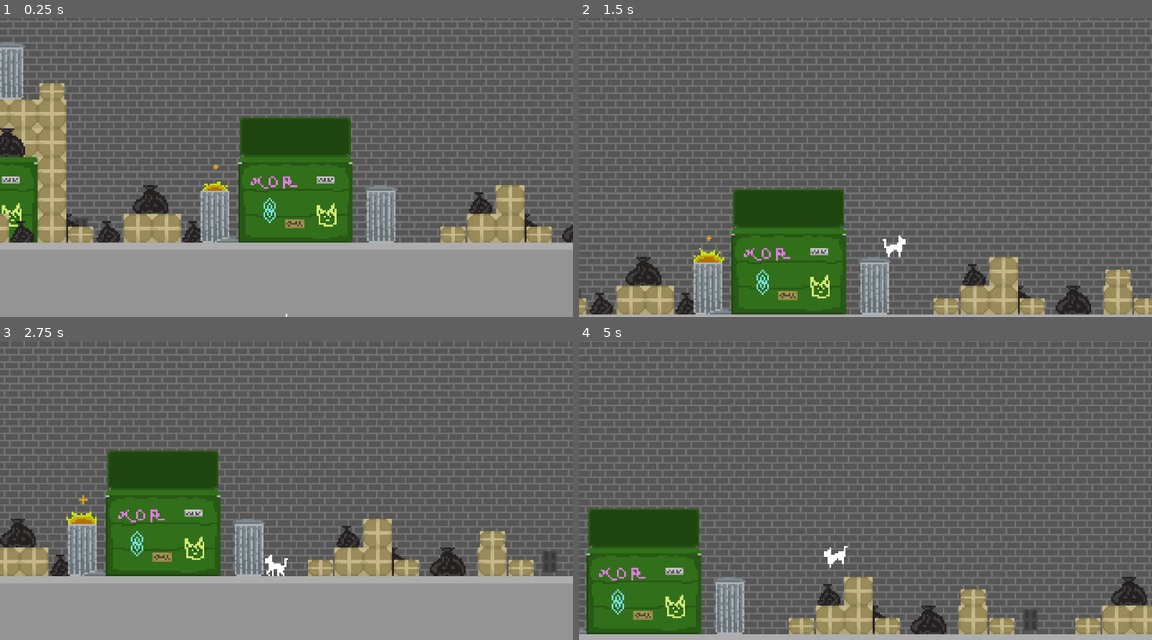
Above: before the commit, frames 1-4 (two rows, left to right).
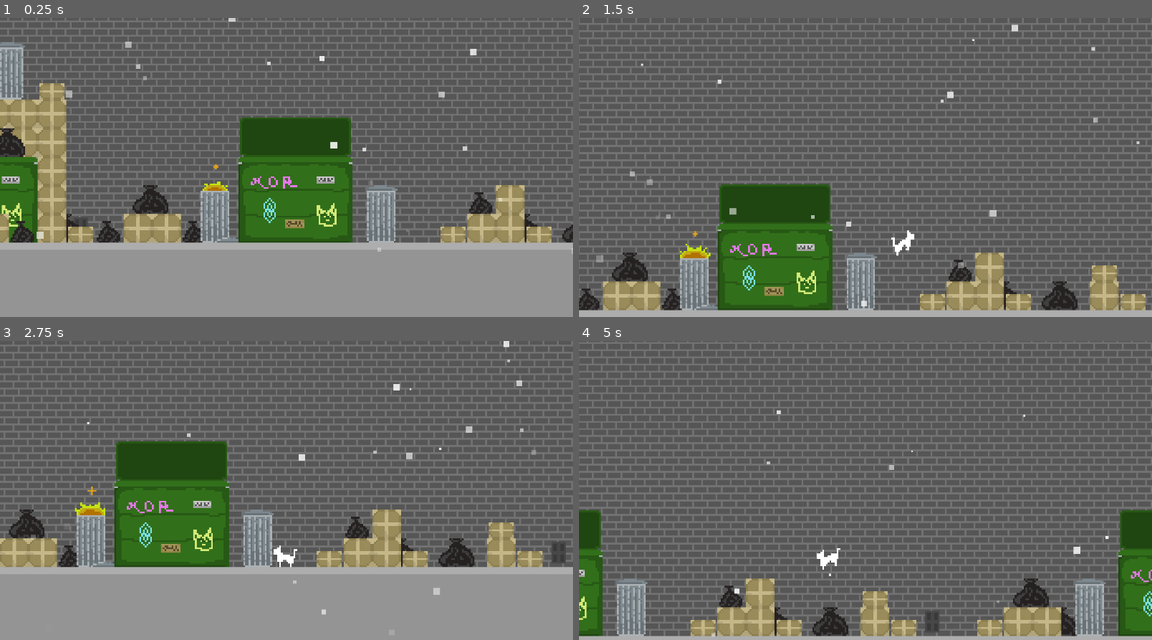
Above: after the commit, the same moments.

Repository: abby-hulka/cheesy-fish
Game: Godot game, scene res://scenes/game.tscn
The game is run twice, just before and just after one commit, with the same random seed, the same clock (stepped at 60 frames per second) and the same inputs.
Inputs:
- Up to frame 1 (0.25 s): no input
- Up to frame 2 (1.5 s): hold Right (move_right) from 0.53 s (still down); tap Space (jump) at 0.77 s
- Up to frame 3 (2.75 s): tap Space (jump) at 1.52 s; release Right (move_right) at 2.03 s; hold Left (move_left) from 2.03 s (still down)
- Up to frame 4 (5 s): release Left (move_left) at 2.78 s; hold Right (move_right) 2.78-4.28 s; tap Space (jump) at 3.02, 3.77, 4.52 s; hold Left (move_left) from 4.28 s (still down)

The runs differ from the first frame. In frame 1, 0.3% of the frame differs, in the area x 0-100%, y 0-100%; in frame 2, 48%; in frame 3, 39%; in frame 4, 56%, in the area x 0-100%, y 0-99%.

Commit message:
Added a temperature meter

Diff:
--- a/scenes/game.tscn
+++ b/scenes/game.tscn
@@ -92,9 +92,31 @@
 
 [sub_resource type="WorldBoundaryShape2D" id="WorldBoundaryShape2D_ir78i"]
 
+[sub_resource type="Curve" id="Curve_pnctw"]
+_data = [Vector2(0.025641, 0.991688), 0.0, 0.0, 0, 0, Vector2(0.875, 0.21867), -1.87298, -1.87298, 0, 0, Vector2(1, 0), 0.0, 0.0, 0, 0]
+point_count = 3
+
+[sub_resource type="CurveTexture" id="CurveTexture_1abhs"]
+curve = SubResource("Curve_pnctw")
+
+[sub_resource type="Gradient" id="Gradient_m56dt"]
+offsets = PackedFloat32Array(0.225352, 0.707747)
+colors = PackedColorArray(1, 1, 1, 1, 1, 1, 1, 1)
+
+[sub_resource type="GradientTexture1D" id="GradientTexture1D_dmohu"]
+gradient = SubResource("Gradient_m56dt")
+
 [sub_resource type="ParticleProcessMaterial" id="ParticleProcessMaterial_txg6s"]
 particle_flag_disable_z = true
-gravity = Vector3(0, 98, 0)
+emission_shape = 3
+emission_box_extents = Vector3(500, 1, 1)
+gravity = Vector3(45, 98, 0)
+scale_max = 4.0
+color_initial_ramp = SubResource("GradientTexture1D_dmohu")
+alpha_curve = SubResource("CurveTexture_1abhs")
+turbulence_enabled = true
+turbulence_influence_min = 0.02
+turbulence_influence_max = 0.08
 
 [node name="Game" type="Node2D"]
 position = Vector2(0, -12)
@@ -292,9 +314,6 @@
 [node name="Sparkle2" parent="Sparkles" instance=ExtResource("19_guq0w")]
 position = Vector2(614, -94)
 
-[node name="Node2D" parent="." instance=ExtResource("21_suob1")]
-position = Vector2(-143, -527)
-
 [node name="Campfire" parent="." instance=ExtResource("21_suob1")]
 position = Vector2(-40, -40)
 
@@ -302,7 +321,11 @@
 position = Vector2(614, -40)
 
 [node name="GPUParticles2D" type="GPUParticles2D" parent="."]
-amount = 32
+position = Vector2(0, -400)
+amount = 200
 process_material = SubResource("ParticleProcessMaterial_txg6s")
+lifetime = 10.0
+preprocess = 30.0
+visibility_rect = Rect2(-883.641, -1.9639, 2236.86, 1364.82)
 
 [connection signal="cold_changed" from="Player" to="GameManager/CanvasLayer/Cold_meter" method="_on_player_cold_changed"]
--- a/scripts/game_manager.gd
+++ b/scripts/game_manager.gd
@@ -1,10 +1,14 @@
 extends Node
 
 
-var score = 0
+var temp = 100
 
 @onready var score_label: Label = $ScoreLabel
 
-func add_point():
-	score+= 1
-	score_label.text = "You collected " + str(score) + "/45 coins!"
+func add_point(temp):
+	score_label.text = str(temp) + "%"
+	print(int(temp))
+
+func sub_point(temp):
+	score_label.text = str(temp) + "%"
+	print(int(temp))
--- a/scripts/player.gd
+++ b/scripts/player.gd
@@ -1,9 +1,10 @@
 extends CharacterBody2D
 
 
-const SPEED = 100.0
+const SPEED = 130.0
 const JUMP_VELOCITY = -300.0
 
+@onready var game_manager: Node = %GameManager
 @onready var animated_sprite: AnimatedSprite2D= $AnimatedSprite2D
 
 func _physics_process(delta: float) -> void:
@@ -54,10 +55,10 @@
 signal cold_changed(current_cold: float)
 
 @export var max_cold: float = 100
-@export var cold_increase_rate: float = 5.0 #freeze/sec
-@export var warm_rate: float = 15.0 #faster than speed
+@export var cold_increase_rate: float = 5 #freeze/sec
+@export var warm_rate: float = 15 #faster than speed
 
-var current_cold: float = 0.0
+var current_cold: float = 0
 var is_near_fire: bool = false #safezone tracker
 var is_dead: bool = false
 
@@ -69,9 +70,12 @@
 	#near fire check
 	if is_near_fire:
 		current_cold -= warm_rate * delta
+		game_manager.sub_point(current_cold)
+
 	else:
 		# Increase the cold over time using delta (time since last frame)
 		current_cold += cold_increase_rate * delta
+		game_manager.add_point(current_cold)
 
 	# Clamp prevents the cold from going below 0 or above max_cold
 	current_cold = clamp(current_cold, 0.0, max_cold)
@@ -88,6 +92,9 @@
 	print("The player froze!")
 	Engine.time_scale = 0.5
 	timer.start()
+	get_tree().create_timer(10).timeout
+
+	get_tree().change_scene_to_file("res://end_cutscene.tscn")
 
 
 func _on_timer_timeout() -> void:
Not shown: 1 places in scenes/game.tscn that only renumber resources
